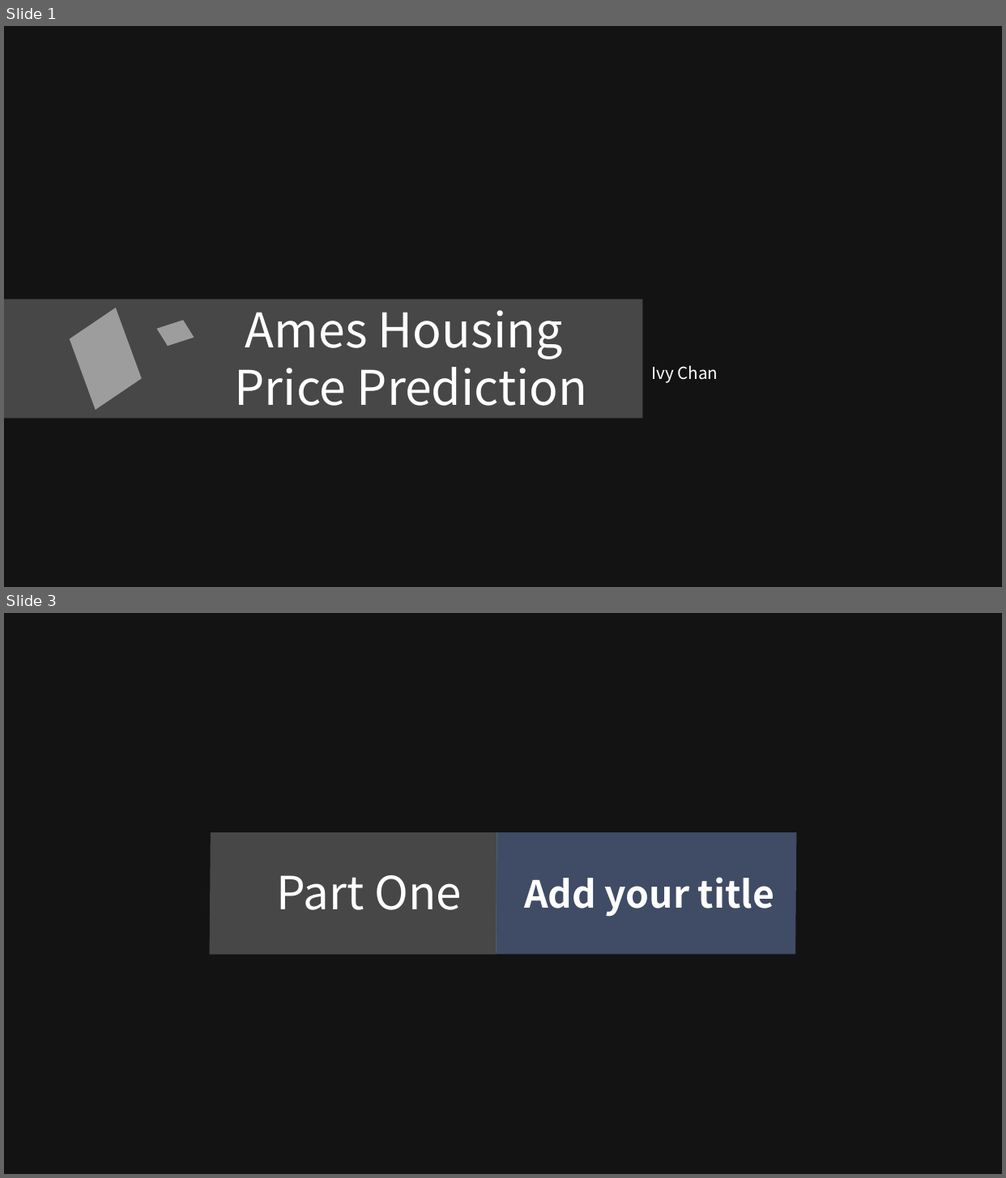
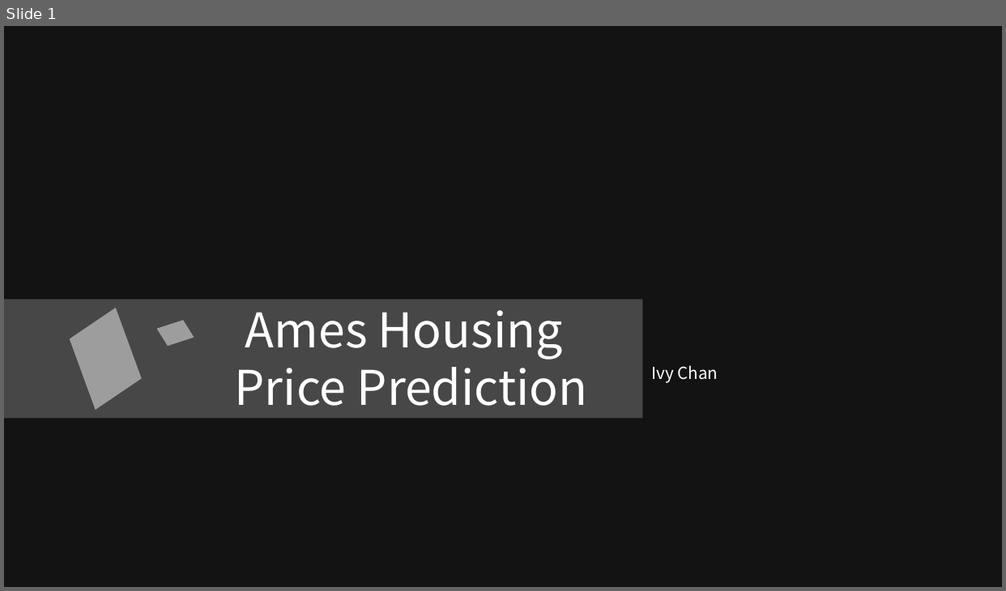
Before and after one commit to ylchanivy/DSI_-Project-2, a slide deck: DSI-Project 2.pptx. Shown one above the other, each under a label of ours: slides 1 and 3 before the commit, slide 1 after it; the slides between them are not shown. The pictures are 1006x1178 and 1006x591 pixels, drawn with LibreOffice and Linux fonts; fonts in the diff are those of the drawing; background and template pictures are left out; a plain dark background stands for a picture behind light text. Boxes give left, top, right and bottom in pixels: in the first picture for what was removed or moved away, otherwise in the second. Text is boxed around its words. In the diff, an @@ line names an element or a change of style, - is before the commit and + after.

```diff
--- a/DSI-Project 2.pptx
+++ b/DSI-Project 2.pptx
@@ slide 3 removed at [4,613,1002,1174], background picture (left out) @@
@@ rectangle removed at [4,613,1002,1174] @@
@@ parallelogram removed at [209,833,496,955] @@
@@ parallelogram removed at [496,833,797,954] @@
@@ text removed at [277,875,462,910] @@
-Part One
@@ text removed at [524,877,774,917] @@
-Add your title
```
Also in this commit, not shown: 12 slides added, 26 other slides removed, 3 other files.
